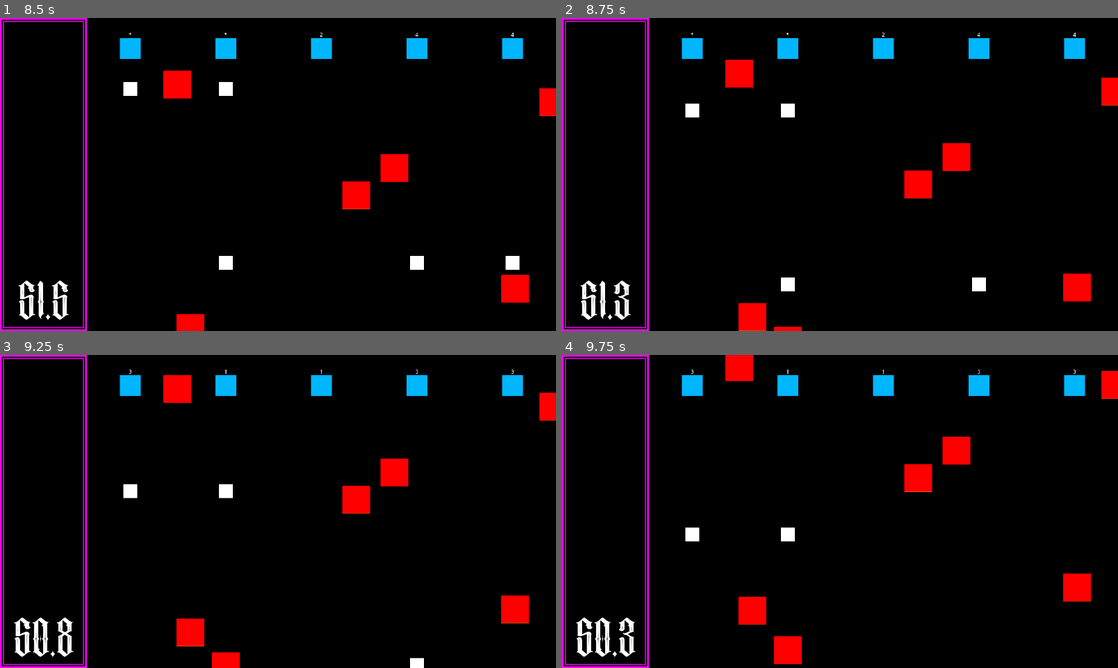
Above: before the commit, frames 1-4 (two rows, left to right).
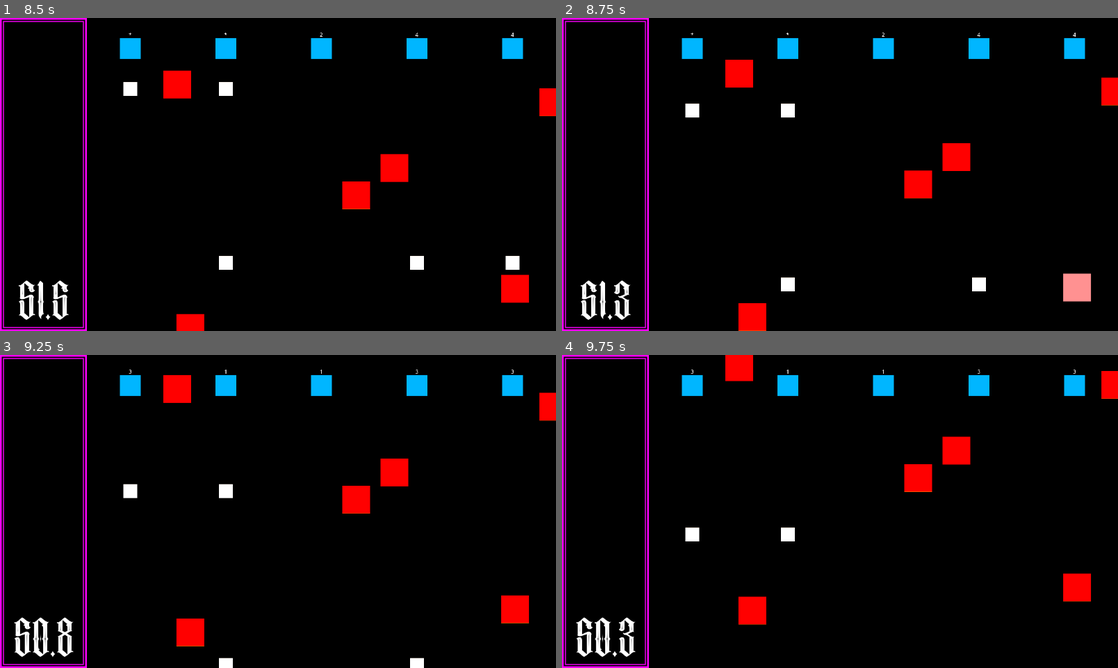
Above: after the commit, the same moments.

Repository: jwant/nefe
Game: Godot game, scene res://entities/utilities/no_escape_from_earth.tscn
Two runs of this game, one before a commit and one after it. Both use one fixed random seed, a clock stepped at 60 frames per second and the inputs below.
Inputs:
- Up to frame 1 (8.5 s): tap Enter at 0.5 s
- Up to frame 2 (8.75 s): no input
- Up to frame 3 (9.25 s): no input
- Up to frame 4 (9.75 s): no input

Frame 1 is identical in both runs. In frame 2, 0.5% of the frame differs, in the area x 38-96%, y 81-100%; in frame 3, 0.3%; in frame 4, 0.5%.

Commit message:
feat: enemy damage

Diff:
--- /dev/null
+++ b/entities/enemy/blink.gdshader
@@ -0,0 +1,9 @@
+shader_type canvas_item;
+uniform vec4 blink_color: source_color;
+uniform float blink_intensity = 0;
+
+void fragment() {
+	vec4 color = texture(TEXTURE, UV);
+	color = mix(color, blink_color, blink_intensity*color.a);
+	COLOR = color;
+}
--- a/entities/enemy/enemy.gd
+++ b/entities/enemy/enemy.gd
@@ -2,6 +2,8 @@
 class_name Enemy
 
 @export var speed: int = 100
+@export var health: int = 100
+@onready var sprite: Sprite2D = $Sprite2D
 
 func _process(delta):
 	_process_movement(delta)
@@ -30,3 +32,14 @@
 
 	if knockback_progress >= 1:
 		knockback = false
+
+#s DAMAGE ##
+func hit(damage: int):
+	var tween = get_tree().create_tween()
+	tween.tween_method(SetShader_BlinkIntensity, .9, 0.0, 0.5)
+	health -= damage
+	if health <= 0:
+		queue_free()
+
+func SetShader_BlinkIntensity(newValue: float):
+	sprite.material.set_shader_parameter("blink_intensity", newValue)
--- a/entities/enemy/enemy.tscn
+++ b/entities/enemy/enemy.tscn
@@ -1,7 +1,14 @@
-[gd_scene load_steps=4 format=3 uid="uid://6a3bhqnmk13p"]
+[gd_scene load_steps=6 format=3 uid="uid://6a3bhqnmk13p"]
 
 [ext_resource type="Script" uid="uid://ba2fxrvxbuj6a" path="res://entities/enemy/enemy.gd" id="1_im2q6"]
 [ext_resource type="Texture2D" uid="uid://ccmtdco5v8b7u" path="res://assets/art/colorgrid.png" id="2_3fvr7"]
+[ext_resource type="Shader" uid="uid://c5mt3qusdmula" path="res://entities/enemy/blink.gdshader" id="2_dt443"]
+
+[sub_resource type="ShaderMaterial" id="ShaderMaterial_4wwj3"]
+resource_local_to_scene = true
+shader = ExtResource("2_dt443")
+shader_parameter/blink_color = Color(1, 1, 1, 1)
+shader_parameter/blink_intensity = 0.0
 
 [sub_resource type="RectangleShape2D" id="RectangleShape2D_im2q6"]
 size = Vector2(64, 64)
@@ -12,9 +19,11 @@
 script = ExtResource("1_im2q6")
 
 [node name="Sprite2D" type="Sprite2D" parent="."]
+material = SubResource("ShaderMaterial_4wwj3")
 texture = ExtResource("2_3fvr7")
 region_enabled = true
 region_rect = Rect2(196, 0, 64, 64)
 
 [node name="CollisionShape2D" type="CollisionShape2D" parent="."]
+visible = false
 shape = SubResource("RectangleShape2D_im2q6")
--- a/entities/tower/bullet_tower/bullet/bullet.gd
+++ b/entities/tower/bullet_tower/bullet/bullet.gd
@@ -1,13 +1,13 @@
 extends Area2D
 
 var speed: float = 200
+@export var damage: int = 50
 
 func _process(delta):
 	position += Vector2(0, speed * delta)
 
-
 func _on_area_entered(area:Area2D):
-	print("Bullet hit")
 	if area is Enemy:
 		area.knock_back()
+		area.hit(damage)
 		queue_free()
Not shown, added: entities/enemy/blink.gdshader.uid
